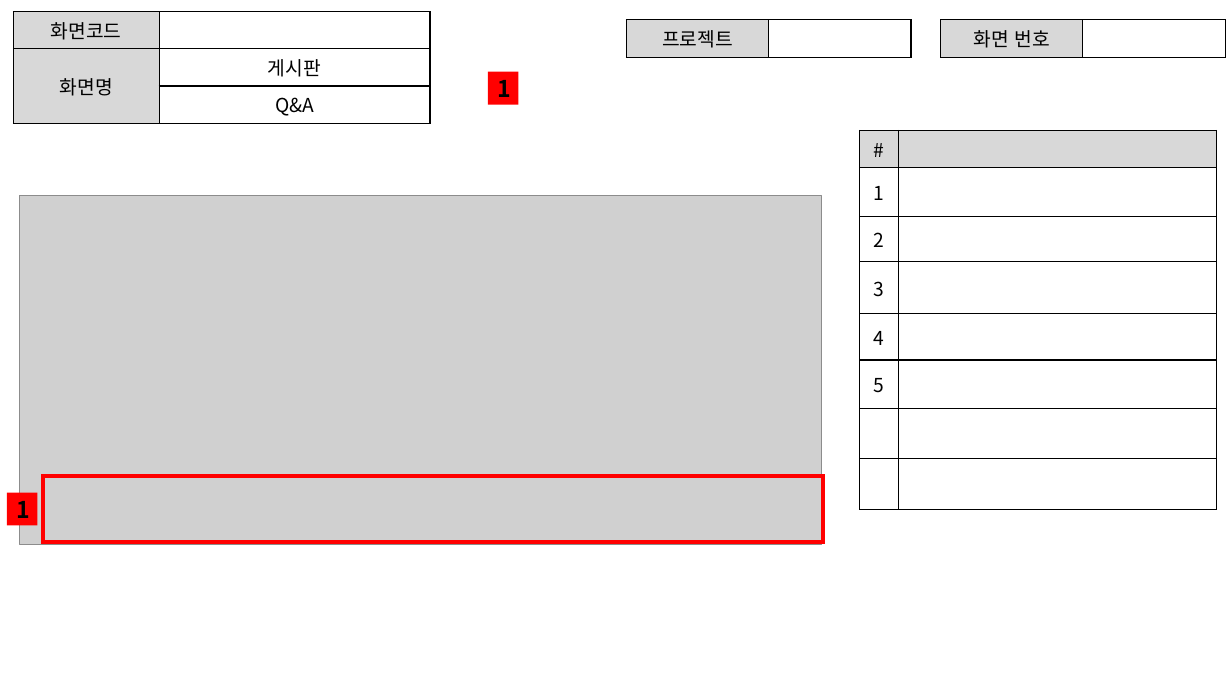
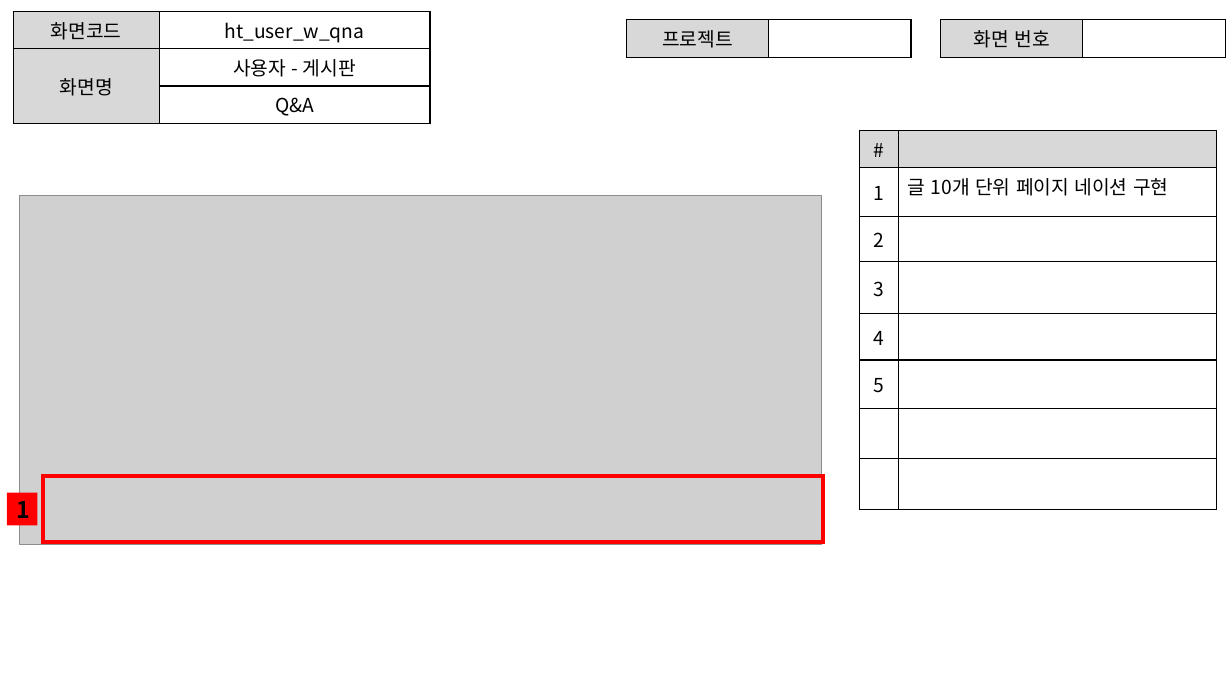
Before and after one commit to ezenteam2/e-Zone, a slide deck: slide 9 of 0 발표용 파워포인트/project05 - 파워포인트 종합 - 현태.pptx (slide 7 before the commit). Drawn at 1232x693 pixels with LibreOffice and Linux fonts; fonts in the diff are those of the drawing; grey boxes stand for pictures. Boxes give left, top, right and bottom in pixels: in the first picture for what was removed or moved away, otherwise in the second. Text is boxed around its words. In the diff, an @@ line names an element or a change of style, - is before the commit and + after.

```diff
--- a/0 발표용 파워포인트/project05 - 파워포인트 종합 - 현태.pptx
+++ b/0 발표용 파워포인트/project05 - 파워포인트 종합 - 현태.pptx
@@ table at (13,12,430,120) @@
-row 1, column 2: 
+row 1, column 2: ht_user_w_qna
-row 2, column 2: 게시판
+row 2, column 2: 사용자 - 게시판
@@ rectangle removed at (488,72,518,104) @@
-1
@@ table at (860,130,1217,506) @@
-row 2, column 2: 
+row 2, column 2: 글 10개 단위 페이지 네이션 구현
```
Also in this commit, not shown: 9 other slides changed, 10 slides added, 2 other files.
